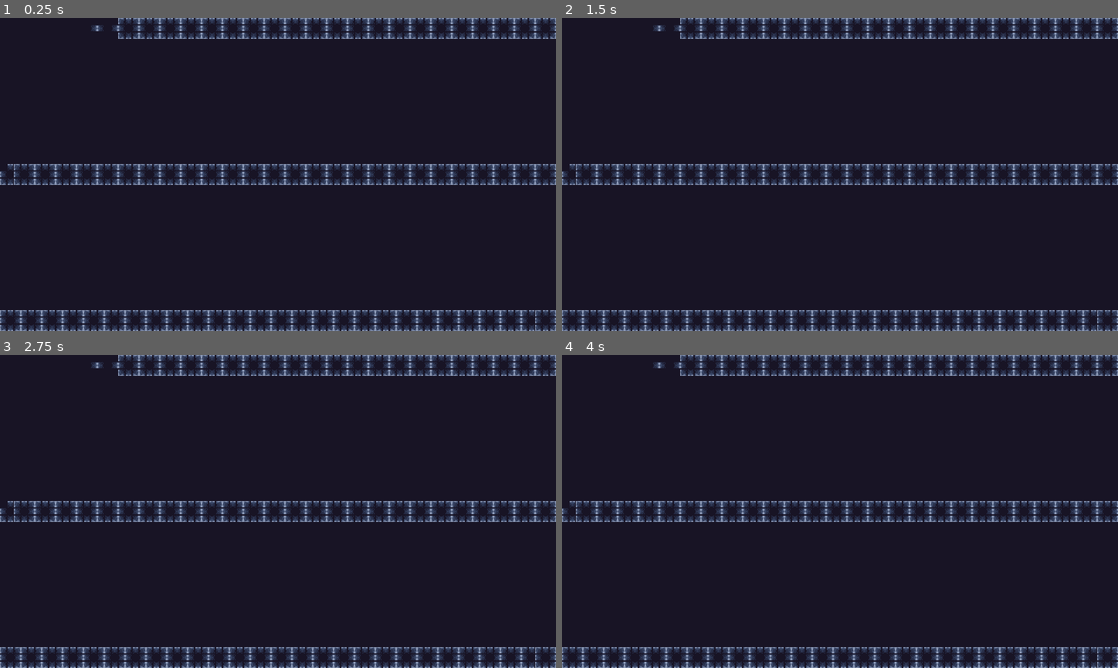
Above: before the commit, frames 1-4 (two rows, left to right).
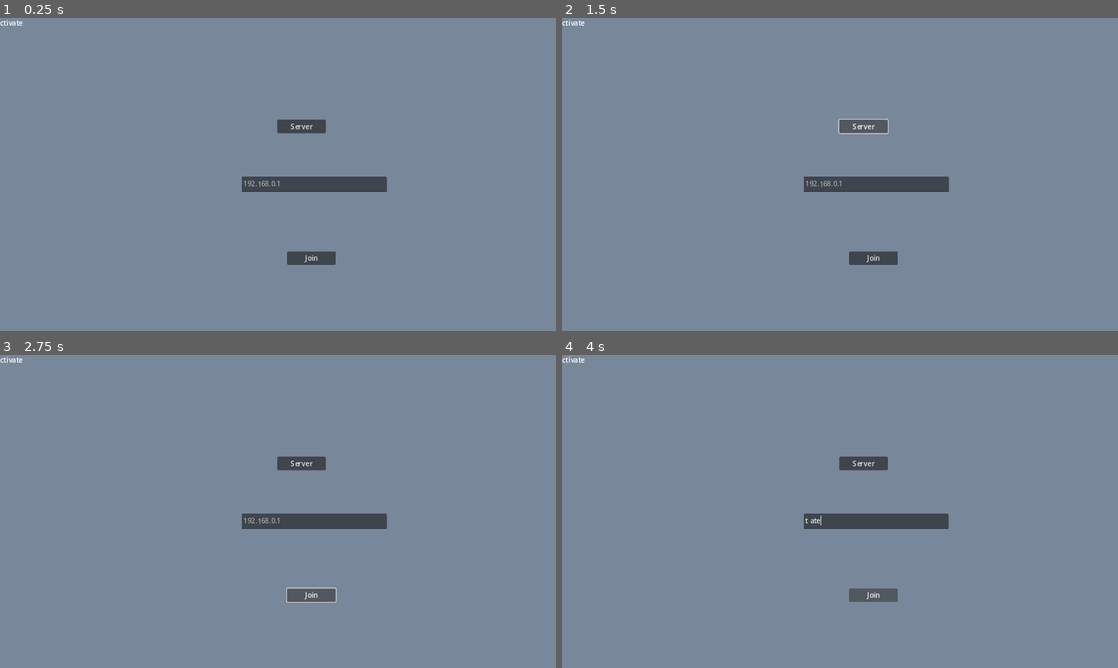
Above: after the commit, the same moments.

Repository: louchebem06/GCC-0
Game: Godot game, scene res://HUD/testos.tscn
Two runs of this game, one before a commit and one after it. Both use one fixed random seed, a clock stepped at 60 frames per second and the inputs below. Before the commit the project starts from res://scenes/world.tscn.
Inputs (mouse positions are in pixels of both pictures, inside the frame that each line leads up to):
- Up to frame 1 (0.25 s): no input
- Up to frame 2 (1.5 s): tap Enter at 0.5 s; hold D (Right) 0.53-1.25 s; tap T (test) at 0.6 s; tap Space (Jump) at 0.77 s; tap E (interact, bound only after the commit) at 0.8 s; click (862, 127) at 1.25 s, where only the run after the commit has a clickable "Server"
- Up to frame 3 (2.75 s): click (311, 596) at 2 s, where only the run after the commit has a clickable "Join"
- Up to frame 4 (4 s): hold D (Right) 2.78-3.53 s; tap E (interact, bound only after the commit) at 2.85, 3.8 s; tap Up (ui_up) at 3.02 s; tap T (test) at 3.05, 3.6 s; tap Space (Jump) at 3.5 s; hold A (Left) from 3.53 s (still down)

The runs differ from the first frame. In frame 1, 100% of the frame differs, in the area x 0-100%, y 0-100%; in frame 2, 100%; in frame 3, 100%; in frame 4, 100%.

Commit message:
commit
commit

pieges fonctionnels

fix

Create icon.svg

zip

commit

spike button synchronized

functional trap

Diff:
--- a/HUD/testos.tscn
+++ b/HUD/testos.tscn
@@ -1,7 +1,7 @@
 [gd_scene load_steps=3 format=3 uid="uid://bdbm4lmy56tu0"]
 
 [ext_resource type="Script" path="res://scripts/HUD.gd" id="1_h7uti"]
-[ext_resource type="PackedScene" uid="uid://bmhwg3noojkm3" path="res://scenes/world.tscn" id="2_wol71"]
+[ext_resource type="PackedScene" uid="uid://dy66au3qnoyoo" path="res://World/map.tscn" id="2_t3ogb"]
 
 [node name="Testos" type="Node2D"]
 script = ExtResource("1_h7uti")
@@ -46,4 +46,4 @@
 offset_bottom = 196.0
 text = "Server"
 
-[node name="World" parent="." instance=ExtResource("2_wol71")]
+[node name="Map" parent="." instance=ExtResource("2_t3ogb")]
--- /dev/null
+++ b/InteractionArea_flame.gd
@@ -0,0 +1,30 @@
+extends Area2D
+class_name InteractionArea_flame
+
+@onready var flame_trap = $"../../FlameTrap"
+@onready var label_flame = $Label_flame
+var player_in_flame_area = false
+
+func _ready():
+	#label_flame.hide()
+	connect("body_entered", _on_body_flame_entered_)
+	connect("body_exited", _on_body_flame_exited_)
+
+
+func _on_body_flame_entered_(body):
+	label_flame.show()
+	if body.is_in_group("Player"):
+		print("test1")
+		player_in_flame_area = true
+
+
+func _on_body_flame_exited_(body):
+	label_flame.hide()
+	if body.is_in_group("Player"):
+		player_in_flame_area = false
+
+
+
+func _process(delta):
+	if player_in_flame_area && Input.is_action_just_pressed("interact"):
+		flame_trap.activate_flame()
--- /dev/null
+++ b/Interactions/InteractionManager.tscn
@@ -0,0 +1,16 @@
+[gd_scene load_steps=2 format=3 uid="uid://dka20jma5jmt6"]
+
+[ext_resource type="Script" path="res://Interactions/InteractionManager.gd" id="1_k770s"]
+
+[node name="InteractionManager" type="Node2D"]
+script = ExtResource("1_k770s")
+
+[node name="Label" type="Label" parent="."]
+anchors_preset = 5
+anchor_left = 0.5
+anchor_right = 0.5
+offset_left = -53.0
+offset_right = 53.0
+offset_bottom = 23.0
+grow_horizontal = 2
+text = "[E] to activate"
--- /dev/null
+++ b/Interactions/interaction area/InteractionArea.gd
@@ -0,0 +1,33 @@
+extends Node2D
+class_name InteractionArea
+
+@onready var label = $button/Buton_InteractionArea/Label
+@export var Trap : Area2D
+var player_in_area = false
+@onready var buton_interaction_area = $button/Buton_InteractionArea
+
+
+
+func _ready():
+	label.hide()
+	buton_interaction_area.connect("body_entered", _on_body_entered)
+	buton_interaction_area.connect("body_exited", _on_body_exited)
+	#label.hide()
+
+
+func _on_body_entered(body):
+	label.show()
+	if body.is_in_group("Player"):
+		print("test")
+		player_in_area = true
+
+
+func _on_body_exited(body):
+	label.hide()
+	if body.is_in_group("Player"):
+		player_in_area = false
+
+
+func _process(delta):
+	if player_in_area && Input.is_action_just_pressed("interact"):
+		Trap.activate_trap()
--- /dev/null
+++ b/Interactions/interaction area/InteractionArea.tscn
@@ -0,0 +1,13 @@
+[gd_scene load_steps=2 format=3 uid="uid://dha6p7kvrdqrq"]
+
+[ext_resource type="Script" path="res://Interactions/interaction area/InteractionArea.gd" id="1_1bqns"]
+
+[node name="InteractionArea" type="Area2D"]
+collision_layer = 0
+collision_mask = 2
+script = ExtResource("1_1bqns")
+
+[connection signal="area_entered" from="." to="." method="_on_area_entered"]
+[connection signal="body_entered" from="." to="." method="_on_body_entered"]
+[connection signal="body_exited" from="." to="." method="_on_body_exited"]
+[connection signal="input_event" from="." to="." method="_on_input_event"]
--- /dev/null
+++ b/Interactions/interaction area/button.tscn
@@ -0,0 +1,43 @@
+[gd_scene load_steps=5 format=3 uid="uid://bfk4ywfm4b7sc"]
+
+[ext_resource type="Script" path="res://Interactions/interaction area/InteractionArea.gd" id="1_tcrbq"]
+[ext_resource type="PackedScene" uid="uid://dha6p7kvrdqrq" path="res://Interactions/interaction area/InteractionArea.tscn" id="2_20meg"]
+
+[sub_resource type="RectangleShape2D" id="RectangleShape2D_0mewh"]
+size = Vector2(14, 14.5)
+
+[sub_resource type="CircleShape2D" id="CircleShape2D_i1eww"]
+radius = 25.2982
+
+[node name="Node2D" type="Node2D"]
+script = ExtResource("1_tcrbq")
+
+[node name="button" type="StaticBody2D" parent="."]
+
+[node name="CollisionShape2D" type="CollisionShape2D" parent="button"]
+position = Vector2(529, 759.25)
+shape = SubResource("RectangleShape2D_0mewh")
+
+[node name="Polygon2D" type="Polygon2D" parent="button/CollisionShape2D"]
+position = Vector2(19, -7.25)
+polygon = PackedVector2Array(-26.25, -0.75, -26.25, 15.25, -10.25, 15.25, -10.25, -0.75)
+
+[node name="Buton_InteractionArea" parent="button" instance=ExtResource("2_20meg")]
+position = Vector2(592, 727)
+script = null
+
+[node name="Area" type="CollisionShape2D" parent="button/Buton_InteractionArea"]
+position = Vector2(-63, 32)
+shape = SubResource("CircleShape2D_i1eww")
+
+[node name="Label" type="Label" parent="button/Buton_InteractionArea"]
+anchors_preset = 5
+anchor_left = 0.5
+anchor_right = 0.5
+offset_left = -114.0
+offset_top = -2.0
+offset_right = -9.0
+offset_bottom = 21.0
+grow_horizontal = 2
+text = "[E] to interact"
+metadata/_edit_use_anchors_ = true
--- /dev/null
+++ b/World/border.gd
@@ -0,0 +1,8 @@
+extends StaticBody2D
+@onready var collision_polygon_2d = $CollisionPolygon2D
+@onready var polygon_2d = $Polygon2D
+
+
+func _ready():
+	polygon_2d.polygon = collision_polygon_2d.polygon
+	RenderingServer.set_default_clear_color( Color( 0.47, 0.53, 0.6, 1 ))
--- /dev/null
+++ b/World/map.tscn
@@ -0,0 +1,103 @@
+[gd_scene load_steps=2 format=3 uid="uid://dy66au3qnoyoo"]
+
+[ext_resource type="Script" path="res://World/border.gd" id="1_565ca"]
+
+[node name="Map" type="Node2D"]
+
+[node name="border" type="StaticBody2D" parent="."]
+script = ExtResource("1_565ca")
+
+[node name="CollisionPolygon2D" type="CollisionPolygon2D" parent="border"]
+polygon = PackedVector2Array(0, 0, 0, 720, 192, 720, 192, 704, 208, 704, 208, 688, 224, 688, 224, 720, 256, 720, 256, 752, 288, 752, 288, 736, 304, 736, 304, 720, 344, 704, 384, 704, 448, 688, 480, 688, 480, 680, 504, 680, 504, 672, 528, 672, 528, 664, 552, 664, 552, 720, 552, 736, 568, 736, 568, 752, 584, 752, 584, 768, 640, 768, 832, 768, 832, 720, 1152, 720, 1152, 640, 1344, 640, 1344, 704, 1472, 704, 1472, 640, 1600, 640, 1600, 624, 1624, 624, 1624, 640, 1728, 672, 1760, 672, 1864, 640, 1920, 640, 1920, 664, 1944, 664, 1944, 688, 1968, 688, 1968, 712, 2688, 712, 2688, 640, 2816, 640, 2816, -8, 4608, 0, 4608, 1536, -1728, 1536, -1728, 0)
+
+[node name="Polygon2D" type="Polygon2D" parent="border"]
+
+[node name="CollisionPolygon2D2" type="CollisionPolygon2D" parent="border"]
+polygon = PackedVector2Array(584, 720, 584, 728, 600, 728, 600, 744, 616, 744, 640, 744, 640, 720)
+
+[node name="CollisionPolygon2D3" type="CollisionPolygon2D" parent="border"]
+polygon = PackedVector2Array(552, 720, 552, 728, 584, 728, 584, 720)
+one_way_collision = true
+
+[node name="CollisionPolygon2D4" type="CollisionPolygon2D" parent="border"]
+polygon = PackedVector2Array(664, 720, 664, 728, 688, 728, 688, 720)
+
+[node name="CollisionPolygon2D5" type="CollisionPolygon2D" parent="border"]
+position = Vector2(40, -8)
+polygon = PackedVector2Array(664, 720, 664, 728, 688, 728, 688, 720, 672, 720)
+
+[node name="CollisionPolygon2D6" type="CollisionPolygon2D" parent="border"]
+position = Vector2(96, 16)
+polygon = PackedVector2Array(664, 720, 664, 728, 688, 728, 688, 720)
+
+[node name="CollisionPolygon2D7" type="CollisionPolygon2D" parent="border"]
+position = Vector2(136, 8)
+polygon = PackedVector2Array(664, 720, 664, 728, 672, 728, 672, 720)
+
+[node name="CollisionPolygon2D8" type="CollisionPolygon2D" parent="border"]
+position = Vector2(-24, 0)
+polygon = PackedVector2Array(1024, 696, 1024, 704, 1072, 704, 1072, 664, 1056, 664, 1056, 672, 1048, 672, 1048, 680, 1040, 680, 1040, 688, 1032, 688, 1032, 696)
+
+[node name="CollisionPolygon2D9" type="CollisionPolygon2D" parent="border"]
+position = Vector2(-16, 0)
+polygon = PackedVector2Array(1088, 664, 1112, 664, 1112, 656, 1088, 656)
+
+[node name="CollisionPolygon2D10" type="CollisionPolygon2D" parent="border"]
+polygon = PackedVector2Array(1120, 648, 1136, 648, 1136, 656, 1120, 656)
+
+[node name="CollisionPolygon2D11" type="CollisionPolygon2D" parent="border"]
+polygon = PackedVector2Array(1392, 640, 1392, 648, 1424, 648, 1424, 640)
+
+[node name="CollisionPolygon2D12" type="CollisionPolygon2D" parent="border"]
+position = Vector2(0, 40)
+polygon = PackedVector2Array(1392, 640, 1392, 648, 1424, 648, 1424, 640)
+
+[node name="CollisionPolygon2D13" type="CollisionPolygon2D" parent="border"]
+position = Vector2(120, 0)
+polygon = PackedVector2Array(1344, 664, 1352, 664, 1352, 672, 1344, 672)
+
+[node name="CollisionPolygon2D14" type="CollisionPolygon2D" parent="border"]
+polygon = PackedVector2Array(1344, 664, 1352, 664, 1352, 672, 1344, 672)
+
+[node name="CollisionPolygon2D15" type="CollisionPolygon2D" parent="border"]
+position = Vector2(-16, -16)
+polygon = PackedVector2Array(1728, 648, 1728, 576, 1792, 576, 1792, 648)
+
+[node name="CollisionPolygon2D16" type="CollisionPolygon2D" parent="border"]
+polygon = PackedVector2Array(1920, 640, 1920, 648, 2000, 648, 2000, 640)
+one_way_collision = true
+
+[node name="CollisionPolygon2D17" type="CollisionPolygon2D" parent="border"]
+polygon = PackedVector2Array(2048, 640, 2048, 648, 2088, 648, 2088, 640)
+
+[node name="CollisionPolygon2D18" type="CollisionPolygon2D" parent="border"]
+polygon = PackedVector2Array(2120, 624, 2144, 624, 2144, 632, 2120, 632)
+
+[node name="CollisionPolygon2D19" type="CollisionPolygon2D" parent="border"]
+polygon = PackedVector2Array(2168, 616, 2168, 624, 2176, 624, 2176, 616)
+
+[node name="CollisionPolygon2D20" type="CollisionPolygon2D" parent="border"]
+polygon = PackedVector2Array(2200, 600, 2200, 608, 2208, 608, 2208, 600)
+
+[node name="CollisionPolygon2D21" type="CollisionPolygon2D" parent="border"]
+position = Vector2(16, 0)
+polygon = PackedVector2Array(2624, 648, 2624, 656, 2648, 656, 2648, 648)
+
+[node name="CollisionPolygon2D22" type="CollisionPolygon2D" parent="border"]
+position = Vector2(16, 0)
+polygon = PackedVector2Array(2528, 648, 2536, 648, 2536, 672, 2568, 672, 2568, 648, 2576, 648, 2584, 648, 2584, 656, 2576, 656, 2576, 680, 2552, 680, 2528, 680, 2528, 656, 2520, 656, 2520, 648)
+
+[node name="CollisionPolygon2D23" type="CollisionPolygon2D" parent="border"]
+polygon = PackedVector2Array(2472, 648, 2472, 656, 2496, 656, 2496, 648)
+
+[node name="CollisionPolygon2D24" type="CollisionPolygon2D" parent="border"]
+polygon = PackedVector2Array(2424, 640, 2424, 656, 2440, 656, 2440, 640)
+
+[node name="CollisionPolygon2D25" type="CollisionPolygon2D" parent="border"]
+polygon = PackedVector2Array(2328, 600, 2328, 592, 2360, 592, 2360, 600)
+
+[node name="CollisionPolygon2D26" type="CollisionPolygon2D" parent="border"]
+polygon = PackedVector2Array(2280, 600, 2280, 608, 2288, 608, 2288, 600)
+
+[node name="CollisionPolygon2D27" type="CollisionPolygon2D" parent="border"]
+polygon = PackedVector2Array(2240, 600, 2240, 608, 2248, 608, 2248, 600)
--- /dev/null
+++ b/World/world.tscn
@@ -0,0 +1,38 @@
+[gd_scene load_steps=5 format=3 uid="uid://dg522hy2gl5x4"]
+
+[ext_resource type="PackedScene" uid="uid://cm46vcorm63qv" path="res://scenes/Trap.tscn" id="3_estrh"]
+[ext_resource type="PackedScene" uid="uid://c1ycsuc24bnxv" path="res://scenes/player.tscn" id="3_w24n0"]
+[ext_resource type="PackedScene" uid="uid://bfk4ywfm4b7sc" path="res://Interactions/interaction area/button.tscn" id="4_purch"]
+
+[sub_resource type="GDScript" id="GDScript_o7eik"]
+script/source = "extends StaticBody2D
+
+@onready var collision_polygon_2d = $CollisionPolygon2D
+@onready var polygon_2d = $CollisionPolygon2D/Polygon2D
+
+
+func _ready():
+	polygon_2d.polygon = collision_polygon_2d.polygon
+	RenderingServer.set_default_clear_color( Color( 0.47, 0.53, 0.6, 1 ))
+
+"
+
+[node name="World" type="Node2D"]
+
+[node name="border" type="StaticBody2D" parent="."]
+script = SubResource("GDScript_o7eik")
+
+[node name="CollisionPolygon2D" type="CollisionPolygon2D" parent="border"]
+polygon = PackedVector2Array(0, 0, 0, 160, 2432, 160, 2432, 176, 0, 176, 0, 768, 2432, 768, 2432, 208, 2432, 192, 2432, -512, 3456, -512, 3456, 1408, -1344, 1408, -1344, -512, 2432, -512, 2432, 0)
+
+[node name="Polygon2D" type="Polygon2D" parent="border/CollisionPolygon2D"]
+
+[node name="Player" parent="." instance=ExtResource("3_w24n0")]
+position = Vector2(480, 704)
+
+[node name="button" parent="." node_paths=PackedStringArray("Trap") instance=ExtResource("4_purch")]
+position = Vector2(-224, -632)
+Trap = NodePath("../Trap")
+
+[node name="Trap" parent="." instance=ExtResource("3_estrh")]
+position = Vector2(480, 136)
--- /dev/null
+++ b/icon.svg
@@ -0,0 +1 @@
+<svg height="128" width="128" xmlns="http://www.w3.org/2000/svg"><rect x="2" y="2" width="124" height="124" rx="14" fill="#363d52" stroke="#212532" stroke-width="4"/><g transform="scale(.101) translate(122 122)"><g fill="#fff"><path d="M105 673v33q407 354 814 0v-33z"/><path d="m105 673 152 14q12 1 15 14l4 67 132 10 8-61q2-11 15-15h162q13 4 15 15l8 61 132-10 4-67q3-13 15-14l152-14V427q30-39 56-81-35-59-83-108-43 20-82 47-40-37-88-64 7-51 8-102-59-28-123-42-26 43-46 89-49-7-98 0-20-46-46-89-64 14-123 42 1 51 8 102-48 27-88 64-39-27-82-47-48 49-83 108 26 42 56 81zm0 33v39c0 276 813 276 814 0v-39l-134 12-5 69q-2 10-14 13l-162 11q-12 0-16-11l-10-65H446l-10 65q-4 11-16 11l-162-11q-12-3-14-13l-5-69z" fill="#478cbf"/><path d="M483 600c0 34 58 34 58 0v-86c0-34-58-34-58 0z"/><circle cx="725" cy="526" r="90"/><circle cx="299" cy="526" r="90"/></g><g fill="#414042"><circle cx="307" cy="532" r="60"/><circle cx="717" cy="532" r="60"/></g></g></svg>
--- a/project.godot
+++ b/project.godot
@@ -11,9 +11,13 @@
 [application]
 
 config/name="Game Jam - 42 Nice"
-run/main_scene="res://scenes/world.tscn"
+run/main_scene="res://HUD/testos.tscn"
 config/features=PackedStringArray("4.2", "GL Compatibility")
 config/icon="res://assets/icon.svg"
+
+[autoload]
+
+InteractionManager="*res://Interactions/InteractionManager.tscn"
 
 [display]
 
@@ -57,6 +61,17 @@
 "events": [Object(InputEventKey,"resource_local_to_scene":false,"resource_name":"","device":-1,"window_id":0,"alt_press …(182 unchanged characters)…
 ]
 }
+interact={
+"deadzone": 0.5,
+"events": [Object(InputEventKey,"resource_local_to_scene":false,"resource_name":"","device":-1,"window_id":0,"alt_pressed":false,"shift_pressed":false,"ctrl_pressed":false,"meta_pressed":false,"pressed":false,"keycode":0,"physical_keycode":69,"key_label":0,"unicode":101,"echo":false,"script":null)
+]
+}
+
+[layer_names]
+
+2d_physics/layer_1="world"
+2d_physics/layer_2="traps"
+2d_physics/layer_3="player"
 
 [rendering]
 
--- /dev/null
+++ b/project2.godot
@@ -0,0 +1,55 @@
+; Engine configuration file.
+; It's best edited using the editor UI and not directly,
+; since the parameters that go here are not all obvious.
+;
+; Format:
+;   [section] ; section goes between []
+;   param=value ; assign values to parameters
+
+config_version=5
+
+[application]
+
+config/name="game jam"
+run/main_scene="res://World/world.tscn"
+config/features=PackedStringArray("4.2", "Forward Plus")
+config/icon="res://icon.svg"
+
+[autoload]
+
+InteractionManager="*res://Interactions/InteractionManager.tscn"
+
+[input]
+
+ui_w={
+"deadzone": 0.5,
+"events": [Object(InputEventKey,"resource_local_to_scene":false,"resource_name":"","device":-1,"window_id":0,"alt_pressed":false,"shift_pressed":false,"ctrl_pressed":false,"meta_pressed":false,"pressed":false,"keycode":0,"physical_keycode":87,"key_label":0,"unicode":119,"echo":false,"script":null)
+]
+}
+ui_a={
+"deadzone": 0.5,
+"events": [Object(InputEventKey,"resource_local_to_scene":false,"resource_name":"","device":-1,"window_id":0,"alt_pressed":false,"shift_pressed":false,"ctrl_pressed":false,"meta_pressed":false,"pressed":false,"keycode":0,"physical_keycode":65,"key_label":0,"unicode":97,"echo":false,"script":null)
+]
+}
+ui_s={
+"deadzone": 0.5,
+"events": [Object(InputEventKey,"resource_local_to_scene":false,"resource_name":"","device":-1,"window_id":0,"alt_pressed":false,"shift_pressed":false,"ctrl_pressed":false,"meta_pressed":false,"pressed":false,"keycode":0,"physical_keycode":83,"key_label":0,"unicode":115,"echo":false,"script":null)
+]
+}
+ui_d={
+"deadzone": 0.5,
+"events": [Object(InputEventKey,"resource_local_to_scene":false,"resource_name":"","device":-1,"window_id":0,"alt_pressed":false,"shift_pressed":false,"ctrl_pressed":false,"meta_pressed":false,"pressed":false,"keycode":0,"physical_keycode":68,"key_label":0,"unicode":100,"echo":false,"script":null)
+]
+}
+ui_activate={
+"deadzone": 0.5,
+"events": [Object(InputEventKey,"resource_local_to_scene":false,"resource_name":"","device":-1,"window_id":0,"alt_pressed":false,"shift_pressed":false,"ctrl_pressed":false,"meta_pressed":false,"pressed":false,"keycode":0,"physical_keycode":69,"key_label":0,"unicode":101,"echo":false,"script":null)
+]
+}
+
+[layer_names]
+
+2d_physics/layer_1="world"
+2d_physics/layer_2="player"
+2d_physics/layer_3="activable"
+2d_physics/layer_4="hazards"
--- a/scenes/spike.tscn
+++ b/scenes/Trap.tscn
@@ -1,74 +1,88 @@
-[gd_scene load_steps=22 format=3 uid="uid://cm46vcorm63qv"]
+[gd_scene load_steps=23 format=3 uid="uid://cm46vcorm63qv"]
 
-[ext_resource type="Script" path="res://scripts/spike.gd" id="1_pqe0g"]
-[ext_resource type="Texture2D" uid="uid://c7lwdmxx8cqxd" path="res://assets/traps/spikes.png" id="1_uxcfh"]
+[ext_resource type="Script" path="res://scripts/spike.gd" id="1_h55oi"]
+[ext_resource type="Texture2D" uid="uid://c7lwdmxx8cqxd" path="res://assets/traps/spikes.png" id="2_fxrkl"]
+
+[sub_resource type="SceneReplicationConfig" id="SceneReplicationConfig_rl6vj"]
+properties/0/path = NodePath("AnimatedSprite2D:animation")
+properties/0/spawn = true
+properties/0/replication_mode = 1
+properties/1/path = NodePath("AnimatedSprite2D:frame")
+properties/1/spawn = true
+properties/1/replication_mode = 1
+properties/2/path = NodePath("spike_collision:disabled")
+properties/2/spawn = true
+properties/2/replication_mode = 1
+properties/3/path = NodePath(".:is_on")
+properties/3/spawn = true
+properties/3/replication_mode = 1
 
 [sub_resource type="AtlasTexture" id="AtlasTexture_srq36"]
-atlas = ExtResource("1_uxcfh")
+atlas = ExtResource("2_fxrkl")
 region = Rect2(0, 0, 32, 16)
 
 [sub_resource type="AtlasTexture" id="AtlasTexture_7ahnt"]
-atlas = ExtResource("1_uxcfh")
+atlas = ExtResource("2_fxrkl")
 region = Rect2(0, 0, 32, 16)
 
 [sub_resource type="AtlasTexture" id="AtlasTexture_wkc18"]
-atlas = ExtResource("1_uxcfh")
+atlas = ExtResource("2_fxrkl")
 region = Rect2(32, 0, 32, 16)
 
 [sub_resource type="AtlasTexture" id="AtlasTexture_amlg4"]
-atlas = ExtResource("1_uxcfh")
+atlas = ExtResource("2_fxrkl")
 region = Rect2(64, 0, 32, 16)
 
 [sub_resource type="AtlasTexture" id="AtlasTexture_xhdup"]
-atlas = ExtResource("1_uxcfh")
+atlas = ExtResource("2_fxrkl")
 region = Rect2(96, 0, 32, 16)
 
 [sub_resource type="AtlasTexture" id="AtlasTexture_3tmdc"]
-atlas = ExtResource("1_uxcfh")
+atlas = ExtResource("2_fxrkl")
 region = Rect2(128, 0, 32, 16)
 
 [sub_resource type="AtlasTexture" id="AtlasTexture_xr36a"]
-atlas = ExtResource("1_uxcfh")
+atlas = ExtResource("2_fxrkl")
 region = Rect2(160, 0, 32, 16)
 
 [sub_resource type="AtlasTexture" id="AtlasTexture_5l626"]
-atlas = ExtResource("1_uxcfh")
+atlas = ExtResource("2_fxrkl")
 region = Rect2(192, 0, 32, 16)
 
 [sub_resource type="AtlasTexture" id="AtlasTexture_fcd3n"]
-atlas = ExtResource("1_uxcfh")
+atlas = ExtResource("2_fxrkl")
 region = Rect2(224, 0, 32, 16)
 
 [sub_resource type="AtlasTexture" id="AtlasTexture_hych6"]
-atlas = ExtResource("1_uxcfh")
+atlas = ExtResource("2_fxrkl")
 region = Rect2(256, 0, 32, 16)
 
 [sub_resource type="AtlasTexture" id="AtlasTexture_rua5a"]
-atlas = ExtResource("1_uxcfh")
+atlas = ExtResource("2_fxrkl")
 region = Rect2(288, 0, 32, 16)
 
 [sub_resource type="AtlasTexture" id="AtlasTexture_4pp52"]
-atlas = ExtResource("1_uxcfh")
+atlas = ExtResource("2_fxrkl")
 region = Rect2(320, 0, 32, 16)
 
 [sub_resource type="AtlasTexture" id="AtlasTexture_gycy5"]
-atlas = ExtResource("1_uxcfh")
+atlas = ExtResource("2_fxrkl")
 region = Rect2(352, 0, 32, 16)
 
 [sub_resource type="AtlasTexture" id="AtlasTexture_o52mf"]
-atlas = ExtResource("1_uxcfh")
+atlas = ExtResource("2_fxrkl")
 region = Rect2(384, 0, 32, 16)
 
 [sub_resource type="AtlasTexture" id="AtlasTexture_k5wtn"]
-atlas = ExtResource("1_uxcfh")
+atlas = ExtResource("2_fxrkl")
 region = Rect2(416, 0, 32, 16)
 
 [sub_resource type="AtlasTexture" id="AtlasTexture_3v88i"]
-atlas = ExtResource("1_uxcfh")
+atlas = ExtResource("2_fxrkl")
 region = Rect2(448, 0, 32, 16)
 
 [sub_resource type="AtlasTexture" id="AtlasTexture_4yb3x"]
-atlas = ExtResource("1_uxcfh")
+atlas = ExtResource("2_fxrkl")
 region = Rect2(480, 0, 32, 16)
 
 [sub_resource type="SpriteFrames" id="SpriteFrames_h8p60"]
@@ -141,16 +155,19 @@
 [sub_resource type="RectangleShape2D" id="RectangleShape2D_i0dds"]
 size = Vector2(30, 12)
 
-[node name="Spike" type="Area2D"]
+[node name="Trap" type="Area2D"]
 collision_layer = 2
 collision_mask = 0
-script = ExtResource("1_pqe0g")
+script = ExtResource("1_h55oi")
+
+[node name="MultiplayerSynchronizer" type="MultiplayerSynchronizer" parent="."]
+replication_config = SubResource("SceneReplicationConfig_rl6vj")
 
 [node name="AnimatedSprite2D" type="AnimatedSprite2D" parent="."]
 sprite_frames = SubResource("SpriteFrames_h8p60")
 animation = &"on"
 
-[node name="CollisionShape2D" type="CollisionShape2D" parent="."]
+[node name="collision" type="CollisionShape2D" parent="."]
 position = Vector2(0, 1)
 shape = SubResource("RectangleShape2D_i0dds")
 
--- a/scenes/player.tscn
+++ b/scenes/player.tscn
@@ -11,6 +11,9 @@
 properties/0/path = NodePath(".:position")
 properties/0/spawn = true
 properties/0/replication_mode = 1
+properties/1/path = NodePath(".:is_alive")
+properties/1/spawn = true
+properties/1/replication_mode = 1
 
 [sub_resource type="RectangleShape2D" id="RectangleShape2D_psdhv"]
 size = Vector2(12, 14)
@@ -214,7 +217,8 @@
 [sub_resource type="RectangleShape2D" id="RectangleShape2D_pgq4l"]
 size = Vector2(8, 12)
 
-[node name="Player" type="CharacterBody2D"]
+[node name="Player" type="CharacterBody2D" groups=["Player"]]
+collision_layer = 3
 floor_constant_speed = true
 floor_snap_length = 2.0
 script = ExtResource("1_n2xop")
@@ -238,4 +242,7 @@
 position = Vector2(0, -1)
 shape = SubResource("RectangleShape2D_pgq4l")
 
+[node name="Camera2D" type="Camera2D" parent="."]
+position = Vector2(-1, -71)
+
 [connection signal="area_entered" from="Hitbox" to="." method="_on_hitbox_area_entered"]
--- a/scripts/HUD.gd
+++ b/scripts/HUD.gd
@@ -6,7 +6,8 @@
 @onready var joinButton = $MainMenu/JoinButton
 @onready var createServerButton = $MainMenu/CreateServerButton
 
-@onready var world = $World
+@onready var world = $Map
+
 
 const DEFAULT_IP = "127.0.0.1";
 const PORT = 4242;
--- a/scripts/player.gd
+++ b/scripts/player.gd
@@ -2,7 +2,7 @@
 
 @onready var animated_sprite_2d = $AnimatedSprite2D
 @onready var hitbox = $Hitbox
-
+@onready var camera = $Camera2D
 @export_category("Movement Variables")
 @export var move_speed : int = 100
 @export var acceleration : int = 1000
@@ -14,7 +14,7 @@
 @export var jump_hold_time : float = 1
 @export var gravity : int = 600
 var jump_timer : float = 0
-var is_alive : bool = true
+@export var is_alive : bool = true
 
 var init_pos : Vector2
 
@@ -22,7 +22,8 @@
 	#await get_tree()
 	#if get_tree().has_network_peer():
 		#if is_network_master():
-			#camera.make_current()
+	if str(multiplayer.get_unique_id()) == name:
+		camera.make_current()
 	#init_pos = position
 	if name == "1":
 		position = Vector2(100, 100)
@@ -33,12 +34,12 @@
 func _physics_process(delta):
 	if is_multiplayer_authority():
 		#velocity = Input.get_vector("ui_left", "ui_right", "ui_up", "ui_down") * 100
-		#if is_alive:
+		if is_alive:
 			var direction = get_horizontal_input()
 			handle_movement(direction, delta)
-			handle_gravity(delta)
 			handle_jump(delta)
 			update_animation(direction)
+		handle_gravity(delta)
 
 	move_and_slide()
 
@@ -97,10 +98,10 @@
 	is_alive = false
 	velocity.x = 0
 	animated_sprite_2d.play("death")
-	await get_tree().create_timer(0.9).timeout
-	position = init_pos
-	is_alive = true
-	animated_sprite_2d.play("idle")
+	#await get_tree().create_timer(0.9).timeout
+	#position = init_pos
+	#is_alive = true
+	#animated_sprite_2d.play("idle")
 
 func _enter_tree():
 	set_multiplayer_authority(name.to_int())
--- a/scripts/spike.gd
+++ b/scripts/spike.gd
@@ -1,24 +1,21 @@
 extends Area2D
 
 @onready var animated_sprite_2d = $AnimatedSprite2D
-@onready var collision_shape_2d = $CollisionShape2D
+@onready var collision = $collision
 
-var is_on : bool = false
+
+@export var is_on : bool = false
+
 
 func _ready():
-	collision_shape_2d.disabled = true
-
-func _process(delta):
-	if (Input.is_action_just_pressed("test") && !is_on):
-		is_on = true
-		activate_spikes()
-		await get_tree().create_timer(1.6).timeout
+	collision.disabled = true
 
 
-func activate_spikes():
+func activate_trap():
+	is_on = true
 	animated_sprite_2d.play("on")
 	await get_tree().create_timer(0.7).timeout
-	collision_shape_2d.disabled = false
+	collision.disabled = false
 	await get_tree().create_timer(0.9).timeout
-	collision_shape_2d.disabled = true
+	collision.disabled = true
 	is_on = false
Not shown, added: icon.svg.import
Not shown, added: Interactions/Int31FD.tmp
Not shown, added: Interactions/Int4235.tmp
Not shown, added: Interactions/Int6D14.tmp
Not shown, added: Interactions/IntF063.tmp
